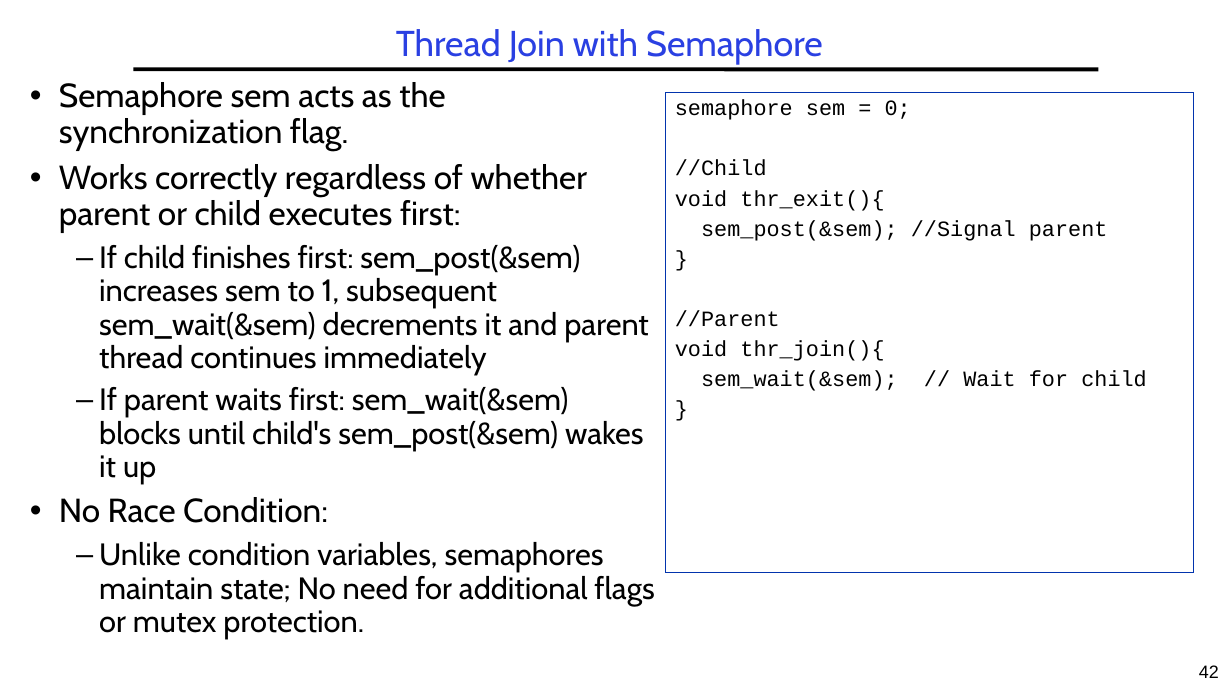
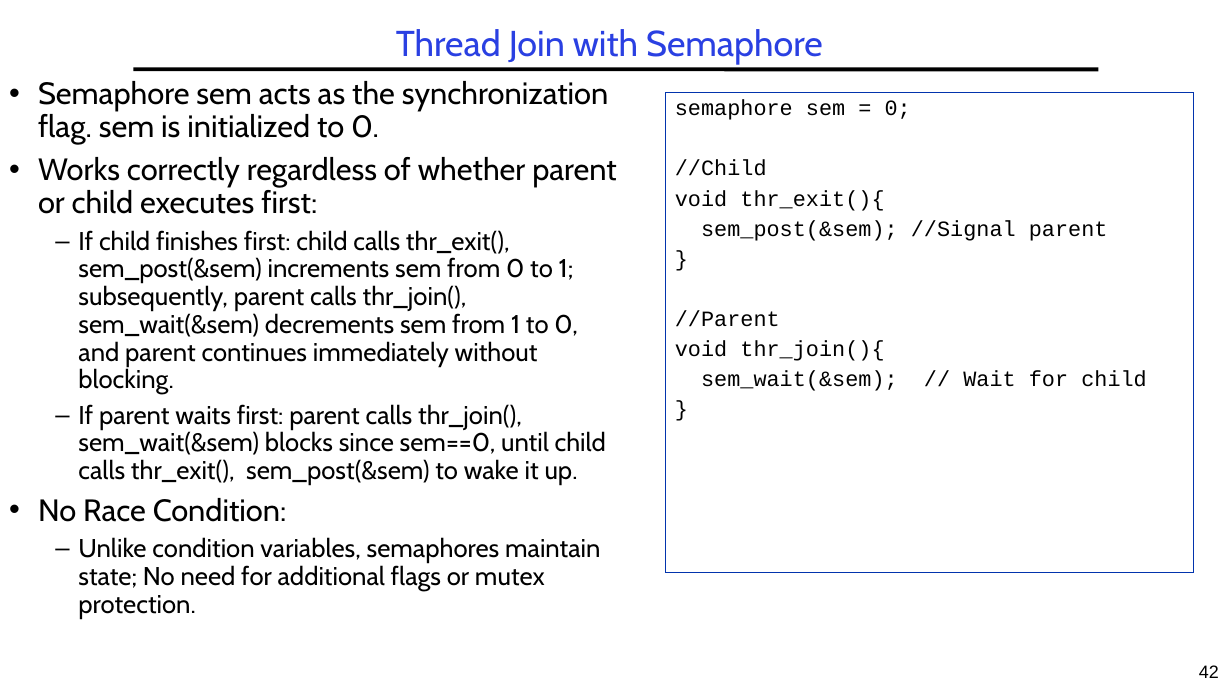
Before and after one commit to guhofstra/CSC256Fa25, a slide deck: slide 42 of PPTs/L3-Synchronization.pptx. Drawn at 1232x693 pixels with LibreOffice and Linux fonts; fonts in the diff are those of the drawing. Boxes give left, top, right and bottom in pixels: in the first picture for what was removed or moved away, otherwise in the second. Text is boxed around its words. In the diff, an @@ line names an element or a change of style, - is before the commit and + after.

```diff
--- a/PPTs/L3-Synchronization.pptx
+++ b/PPTs/L3-Synchronization.pptx
@@ rectangle "Semaphore sem acts as the ...": place and size @@
-rectangle "Semaphore sem acts as the ..." at box(59, 82, 654, 639)
+rectangle "Semaphore sem acts as the ..." at box(0, 74, 631, 693)
@@ text in rectangle at box(38, 81, 608, 144): text changed; size 26 to 24 pt @@
-• Semaphore sem acts as the synchronization flag.
+• Semaphore sem acts as the synchronization flag. sem is initialized to 0.
@@ text in rectangle at box(38, 157, 617, 618): size 26 to 24 pt in "Works correctly regardless of whether parent or ...", "No Race Condition:"; size 24 to 20 pt in "Unlike condition variables, semaphores maintain state; No ..."; less space between paragraphs @@
@@ text in rectangle at box(78, 230, 606, 485): text changed; size 24 to 20 pt @@
-  – If child finishes first: sem_post(&sem) increases sem to 1, subsequent sem_wait(&sem) decrements it and parent thread continues immediately
-  – If parent waits first: sem_wait(&sem) blocks until child's sem_post(&sem) wakes it up
+  – If child finishes first: child calls thr_exit(), sem_post(&sem) increments sem from 0 to 1; subsequently, parent calls thr_join(), sem_wait(&sem) decrements sem from 1 to 0, and parent continues immediately without blocking.
+  – If parent waits first: parent calls thr_join(), sem_wait(&sem) blocks since sem==0, until child calls thr_exit(), sem_post(&sem) to wake it up.
```
Also in this commit, not shown: 3 other slides changed, 7 other files.
